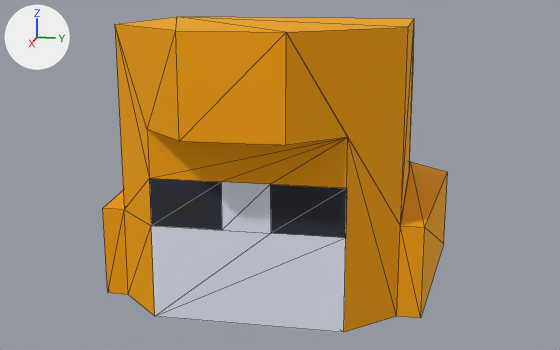
What one commit did to the glTF model character/character.glb.
Both versions are drawn from a 50 mm lens placed at (0.871, 0.179, 0.34), pointed at (0.005, 0.006, 0.124). The lights are fixed; the arrows at upper left show +X, +Y and +Z. Mesh edges are drawn as thin lines. Where no turn or scale is listed for an object, it has been applied to the vertices.

The scene before the commit, as lines of its bpy script (objects in view):
```python
me_mesh_head_classic_instance = bpy.data.meshes.new('Mesh head_classic Instance')
me_mesh_head_classic_instance.from_pydata(...)  # 40 vertices, 76 faces; spans x -0.2..0.2, y -0.2..0.2, z 0.0..0.3
# faces by material slot: [66, 4, 6]
me_mesh_head_classic_instance.materials.append(mat_metalorange_clone)  # yellow #ffb300
me_mesh_head_classic_instance.materials.append(mat_dark_clone)  # dark grey #393c46
me_mesh_head_classic_instance.materials.append(mat_defaultmat_clone)  # white #eff3ff
ob_head_classic = bpy.data.objects.new('head_classic', me_mesh_head_classic_instance)
ob_head_classic.location = (0.0, 0.0, 0.0)
```
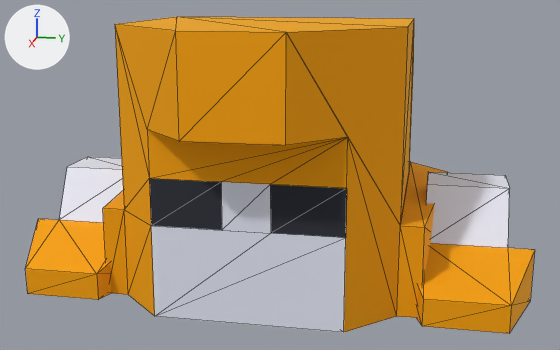
Changed parts and their boxes [x1, y1, x2, y2] in the pictures (560 x 350 px):
'foot_thin', added
    after: [416, 172, 535, 333]
    faces in mat_metalorange_clone__001 (yellow #ffb300): [416, 243, 535, 333]
    faces in mat_defaultmat_clone__001 (white #eff3ff): [426, 172, 510, 248]
'foot_thin.001', added
    after: [26, 157, 123, 300]
    faces in mat_metalorange_clone__002 (yellow #ffb300): [26, 219, 111, 300]
    faces in mat_defaultmat_clone__002 (white #eff3ff): [59, 157, 123, 223]

Patch to the scene script:
```diff
--- a/character/character.glb.py
+++ b/character/character.glb.py
@@ mat_metalorange_clone__002 @@
+mat_metalorange_clone__002 = principled_material('metalOrange(Clone).002')
+mat_metalorange_clone__002.base_color = (1.0, 0.451, 0.0)  # yellow #ffb300
+mat_metalorange_clone__002.metallic = 0.5
+mat_metalorange_clone__002.roughness = 0.8
@@ mat_defaultmat_clone__002 @@
+mat_defaultmat_clone__002 = principled_material('_defaultMat(Clone).002')
+mat_defaultmat_clone__002.base_color = (0.867, 0.896, 1.0)  # white #eff3ff
+mat_defaultmat_clone__002.metallic = 0.35
+mat_defaultmat_clone__002.roughness = 0.75
@@ mat_dark_clone__002 @@
+mat_dark_clone__002 = principled_material('dark(Clone).002')
+mat_dark_clone__002.base_color = (0.0411, 0.0451, 0.0615)  # dark grey #393c46
+mat_dark_clone__002.metallic = 0.35
+mat_dark_clone__002.roughness = 1.0
@@ mat_metalorange_clone__001 @@
+mat_metalorange_clone__001 = principled_material('metalOrange(Clone).001')
+mat_metalorange_clone__001.base_color = (1.0, 0.451, 0.0)  # yellow #ffb300
+mat_metalorange_clone__001.metallic = 0.5
+mat_metalorange_clone__001.roughness = 0.8
@@ mat_defaultmat_clone__001 @@
+mat_defaultmat_clone__001 = principled_material('_defaultMat(Clone).001')
+mat_defaultmat_clone__001.base_color = (0.867, 0.896, 1.0)  # white #eff3ff
+mat_defaultmat_clone__001.metallic = 0.35
+mat_defaultmat_clone__001.roughness = 0.75
@@ mat_dark_clone__001 @@
+mat_dark_clone__001 = principled_material('dark(Clone).001')
+mat_dark_clone__001.base_color = (0.0411, 0.0451, 0.0615)  # dark grey #393c46
+mat_dark_clone__001.metallic = 0.35
+mat_dark_clone__001.roughness = 1.0
@@ me_mesh_foot_thin_instance_001 @@
+me_mesh_foot_thin_instance_001.from_pydata(...)  # 28 vertices, 52 faces; spans x -0.12..0.12, y -0.073..0.073, z 0.0..0.12
+# faces by material slot: [38, 8, 6]
+me_mesh_foot_thin_instance_001.materials.append(mat_metalorange_clone__002)  # yellow #ffb300
+me_mesh_foot_thin_instance_001.materials.append(mat_dark_clone__002)  # dark grey #393c46
+me_mesh_foot_thin_instance_001.materials.append(mat_defaultmat_clone__002)  # white #eff3ff
@@ me_mesh_foot_thin_instance @@
+me_mesh_foot_thin_instance.from_pydata(...)  # 28 vertices, 52 faces; spans x -0.12..0.12, y -0.073..0.073, z 0.0..0.12
+# faces by material slot: [38, 8, 6]
+me_mesh_foot_thin_instance.materials.append(mat_metalorange_clone__001)  # yellow #ffb300
+me_mesh_foot_thin_instance.materials.append(mat_dark_clone__001)  # dark grey #393c46
+me_mesh_foot_thin_instance.materials.append(mat_defaultmat_clone__001)  # white #eff3ff
@@ ob_foot_thin_001 @@
+ob_foot_thin_001 = bpy.data.objects.new('foot_thin.001', me_mesh_foot_thin_instance_001)
+ob_foot_thin_001.location = (0.0, -0.22, 0.0)
@@ ob_foot_thin @@
+ob_foot_thin = bpy.data.objects.new('foot_thin', me_mesh_foot_thin_instance)
+ob_foot_thin.location = (0.0, 0.22, 0.0)
```
